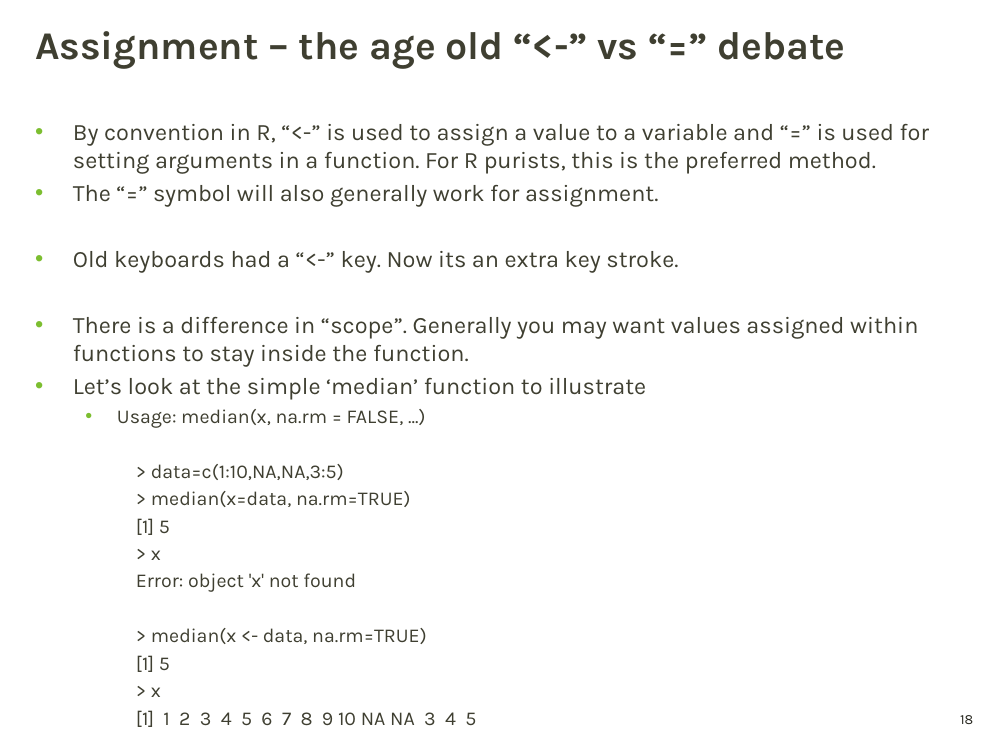
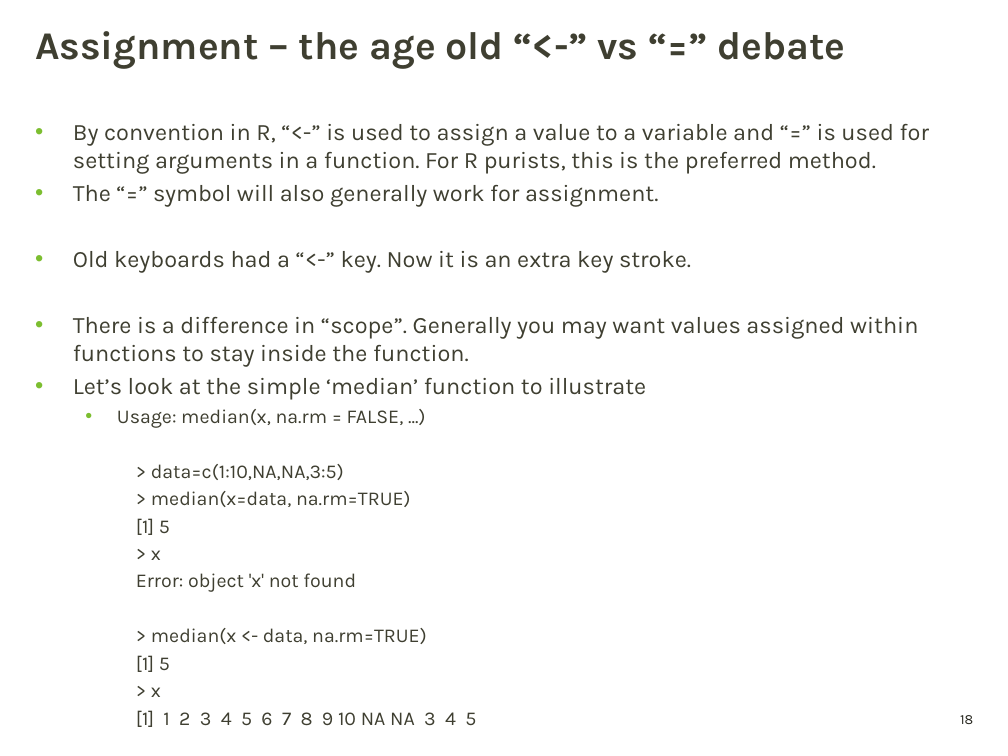
Before and after one commit to griffithlab/gen-viz-lectures, a slide deck: slide 18 of GenViz_Module2_Lecture.pptx. Drawn at 1008x756 pixels with LibreOffice and Linux fonts; fonts in the diff are those of the drawing; background and template pictures are left out. Boxes give left, top, right and bottom in pixels: in the first picture for what was removed or moved away, otherwise in the second. Text is boxed around its words. In the diff, an @@ line names an element or a change of style, - is before the commit and + after.

```diff
--- a/GenViz_Module2_Lecture.pptx
+++ b/GenViz_Module2_Lecture.pptx
@@ text at [73, 251, 691, 273]: text changed @@
-• Old keyboards had a “<-” key. Now its an extra key stroke.
+• Old keyboards had a “<-” key. Now it is an extra key stroke.
```
Also in this commit, not shown: 3 other slides changed, 1 other file.
